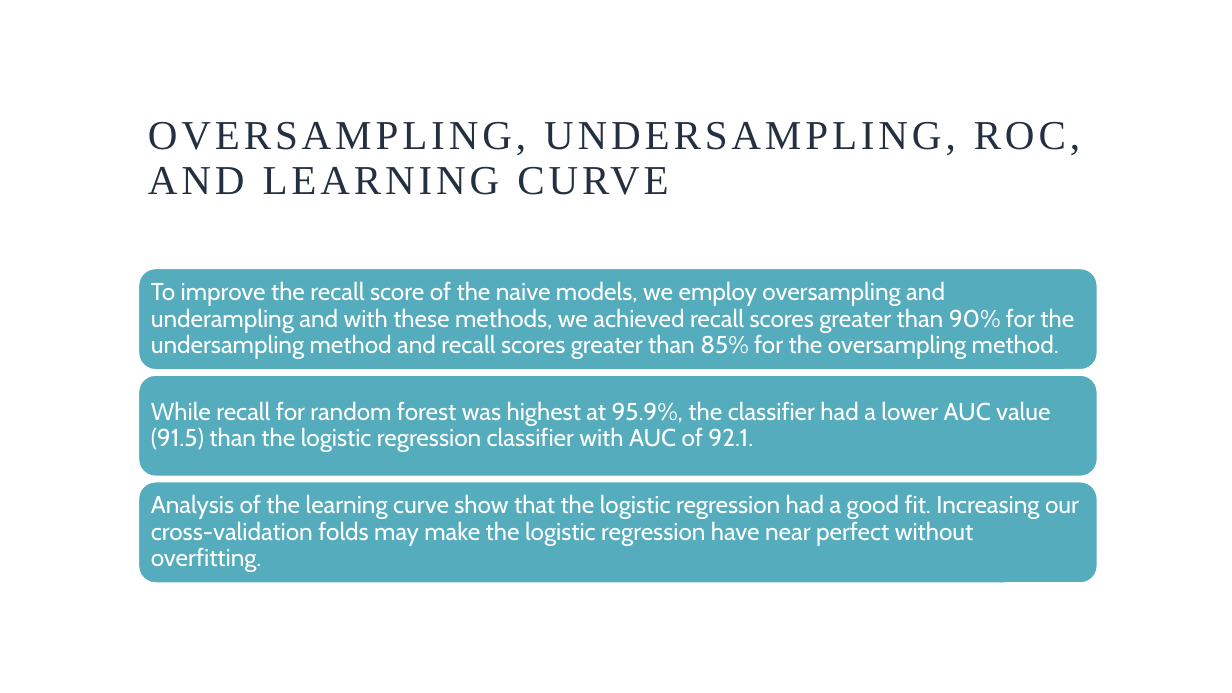
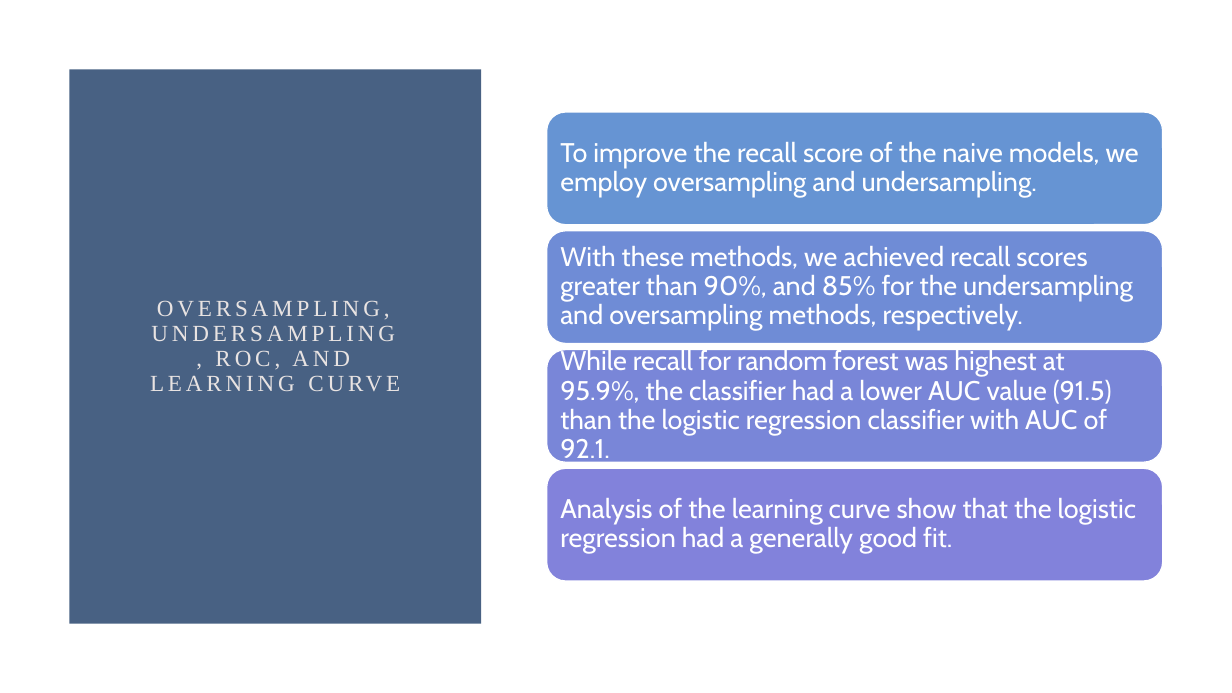
Before and after one commit to dsaulsb1/Fraud-Project, a slide deck: slide 45 of FraudProject2021.pptx (slide 40 before the commit). Drawn at 1232x693 pixels with LibreOffice and Linux fonts; fonts in the diff are those of the drawing. Boxes give left, top, right and bottom in pixels: in the first picture for what was removed or moved away, otherwise in the second. Text is boxed around its words. In the diff, an @@ line names an element or a change of style, - is before the commit and + after.

```diff
--- a/FraudProject2021.pptx
+++ b/FraudProject2021.pptx
@@ rectangle added at (69,69,482,624), fill #486183 @@
@@ title "OVERSAMPLING, UNDERSAMPLING, ROC, AND LEARNING ...": place and size @@
-title "OVERSAMPLING, UNDERSAMPLING, ROC, AND LEARNING ..." at (148,122,1080,195)
+title "OVERSAMPLING, UNDERSAMPLING, ROC, AND LEARNING ..." at (151,300,395,370)
@@ title "OVERSAMPLING, UNDERSAMPLING, ROC, AND LEARNING ..." at (151,300,395,370): size 32 to 18 pt, text colour #243041 to #E8E3E2; alignment left to centre; vertical alignment bottom to middle @@
@@ rounded rectangle removed at (139,269,1098,370) @@
@@ text at (560,246,1133,331): text changed; size 19 to 21 pt @@
-To improve the recall score of the naive models, we employ oversampling and underampling and with these methods, we achieved recall scores greater than 90% for the undersampling method and recall scores greater than 85% for the oversampling method.
+With these methods, we achieved recall scores greater than 90%, and 85% for the undersampling and oversampling methods, respectively.
@@ text "While recall for random forest ...": place and size @@
-text "While recall for random forest ..." at (151,401,1050,452)
+text "While recall for random forest ..." at (560,348,1112,464)
@@ text "While recall for random forest ..." at (560,348,1112,464): size 19 to 21 pt @@
@@ rounded rectangle removed at (139,375,1098,476) @@
@@ group added at (547,112,1164,581): 4 rounded rectangles, 1 text @@
+To improve the recall score of the naive models, we employ oversampling and undersampling.
@@ rounded rectangle removed at (139,482,1098,582) @@
@@ text at (560,498,1136,554): text changed; size 19 to 21 pt @@
-Analysis of the learning curve show that the logistic regression had a good fit. Increasing our cross-validation folds may make the logistic regression have near perfect without overfitting.
+Analysis of the learning curve show that the logistic regression had a generally good fit.
```
Also in this commit, not shown: 32 other slides changed, 14 slides added, 5 slides removed.
